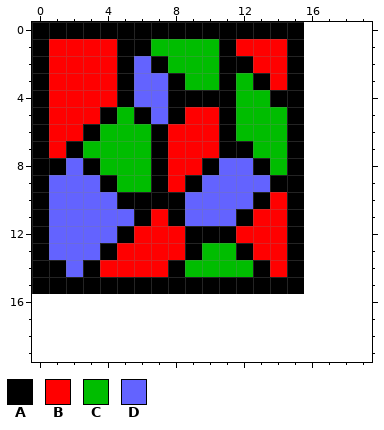
Pixel-art sprite -- resources/mapa_nivel_4/bloque_grande.png. Above, as it was before the edit.
The file is 16x16 pixels. The old version is drawn lined up with the new one, on the new canvas.
Palette (. is transparent): A #000000  B #ff0000  C #00bd00  D #6363ff
Pixels before, first column x 0:
 0 AAAAAAAAAAAAAAAA
 1 ABBBBAACCCCABBBA
 2 ABBBBADACCCAABBA
 3 ABBBBADDACCACABA
 4 ABBBBADDAAAACCAA
 5 ABBBACADABBACCCA
 6 ABBACCCABBBACCCA
 7 ABACCCCABBBAACCA
 8 AADACCCABBADDACA
 9 ADDDACCABADDDDAA
10 ADDDDAAAADDDDABA
11 ADDDDDABADDDABBA
12 ADDDDABBBAAABBBA
13 ADDDABBBBACCABBA
14 AADABBBBACCCCABA
15 AAAAAAAAAAAAAAAA
After:
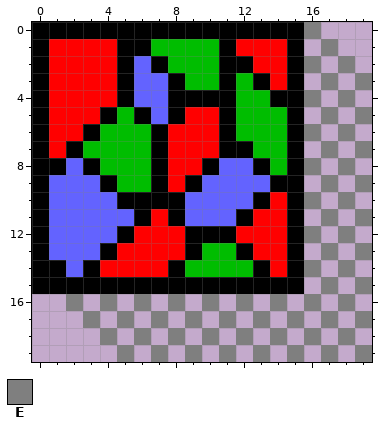
Colours new in this view: E #7f7f7f
Changes in this commit:
canvas 16x16 -> 20x20
The author put colour E in row 0 at x 16; in row 1 at x 17; in row 2 at x 16 and 18; in row 3 at x 17 and 19; in row 4 at x 16 and 18; in row 5 at x 17 and 19.
The author put colour E in row 6 at x 16 and 18; in row 7 at x 17 and 19; in row 8 at x 16 and 18; in row 9 at x 17 and 19; in row 10 at x 16 and 18; in row 11 at x 17 and 19.
The author put colour E in row 12 at x 16 and 18; in row 13 at x 17 and 19; in row 14 at x 16 and 18; in row 15 at x 17 and 19; in row 16 at x 2, 4, 6, 8, 10, 12, 14, 16 and 18; in row 17 at x 3, 5, 7, 9, 11, 13, 15, 17 and 19.
The author put colour E in row 18 at x 4, 6, 8, 10, 12, 14, 16 and 18; in row 19 at x 5, 7, 9, 11, 13, 15, 17 and 19.
Boxes around the changes in both pictures, in picture pixels (x1, y1, x2, y2):
added: (66, 22, 372, 362)
